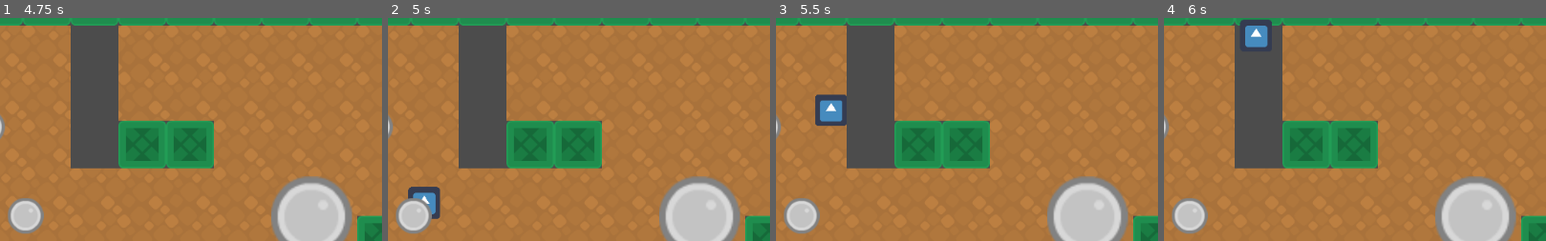
Above: before the commit, frames 1-4 (left to right).
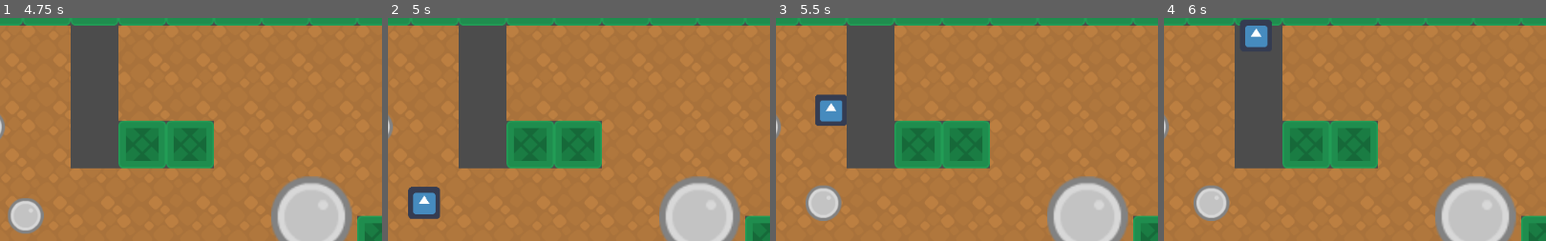
Above: after the commit, the same moments.

Repository: lendroit/welcome_thomas
Game: Godot game, scene res://World.tscn
The game is run twice, just before and just after one commit, with the same random seed, the same clock (stepped at 60 frames per second) and the same inputs. The engine's default icon, where the game draws it, is replaced by a stand-in: a white triangle on a blue panel in a dark square.
Inputs:
- Up to frame 1 (4.75 s): tap Enter (ui_accept) at 0.5, 1.35, 1.52, 1.82, 2, 2.85, 3.02, 3.32, 3.5, 4.35, 4.52 s; hold Enter (ui_accept) 0.53-1.28 s; hold Up (ui_up) 0.53-2.03 s; hold Enter (ui_accept) 2.03-2.78 s; hold Left (ui_left) 2.03-3.53 s; hold Down (ui_down) 3.53-4.28 s; hold Enter (ui_accept) 3.53-4.28 s; hold Right (ui_right) from 4.28 s (still down)
- Up to frame 2 (5 s): keep holding Right (ui_right); tap Enter (ui_accept) at 4.82 s
- Up to frame 3 (5.5 s): release Right (ui_right) at 5.03 s; hold Up (ui_up) from 5.03 s (still down); hold Enter (ui_accept) from 5.03 s (still down)
- Up to frame 4 (6 s): release Up (ui_up) at 5.78 s; release Enter (ui_accept) at 5.78 s; hold Right (ui_right) from 5.78 s (still down); tap Enter (ui_accept) at 5.85 s
The pictures show only the part of the screen within x 22-72%, y 9-59%; the shares and areas given below are measured in that part.

Frame 1 is identical in both runs. In frame 2, 1.2% of the frame differs, in the area x 2-12%, y 80-97%; in frame 3, 2.1%, in the area x 2-18%, y 75-97%; in frame 4, 2.1%.

Commit message:
fix: fix ui_accept event

Diff:
--- a/Items/Barrel.tscn
+++ b/Items/Barrel.tscn
@@ -22,7 +22,7 @@
 "
 
 [sub_resource type="CircleShape2D" id=2]
-radius = 23.9121
+radius = 24.0
 
 [node name="Barrel" type="KinematicBody2D"]
 collision_layer = 0
--- a/Player/Player.gd
+++ b/Player/Player.gd
@@ -11,17 +11,8 @@
 
 onready var reachableObjectsArea = $ReachableObjectsArea
 
-func get_input():
-	if Input.is_action_just_pressed("ui_accept"):
-		if !item_held:
-			var reachable_item = reachableObjectsArea.get_item_if_any()
-			if reachable_item:
-				_pick_item(reachable_item)
-		else:
-			_drop_item()
+#func _input(event):
 
-
-	velocity = move_and_slide(velocity)
 
 func _pick_item(item: Node2D):
 	item_held = item
@@ -32,9 +23,17 @@
 	item_held.visible = true
 	item_held = null
 
-
+func _input(event):
+	if event.is_action_pressed("ui_accept"):
+		if !item_held:
+			var reachable_item = reachableObjectsArea.get_item_if_any()
+			if reachable_item:
+				_pick_item(reachable_item)
+		else:
+			_drop_item()
 
 func _physics_process(delta):
+
 	var input_vector = Vector2.ZERO
 	input_vector.x = Input.get_action_strength("ui_right") - Input.get_action_strength("ui_left")
 	input_vector.y = Input.get_action_strength("ui_down") - Input.get_action_strength("ui_up")
--- a/project.godot
+++ b/project.godot
@@ -19,15 +19,6 @@
 run/main_scene="res://World.tscn"
 config/icon="res://icon.png"
 
-[global]
-
-group=false
-
-[layer_names]
-
-2d_render/layer_2="Pickable"
-2d_render/layer_3="Pushables"
-
 [rendering]
 
 environment/default_environment="res://default_env.tres"
